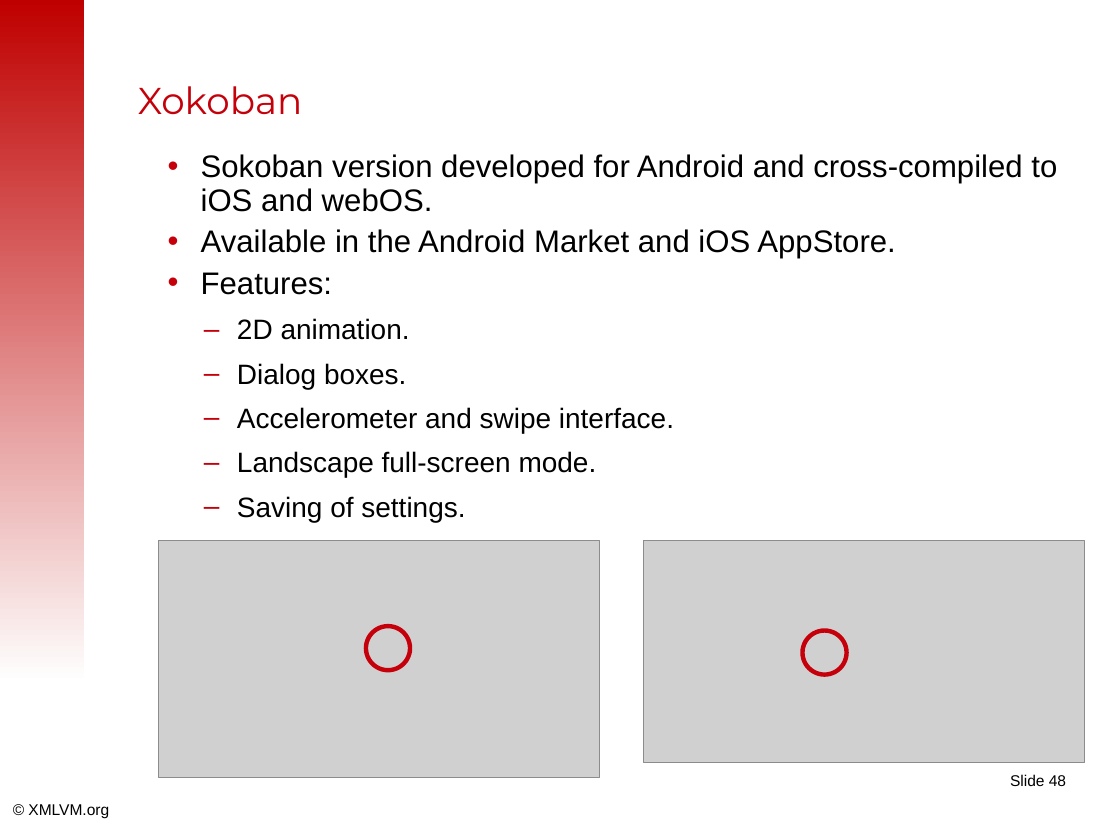
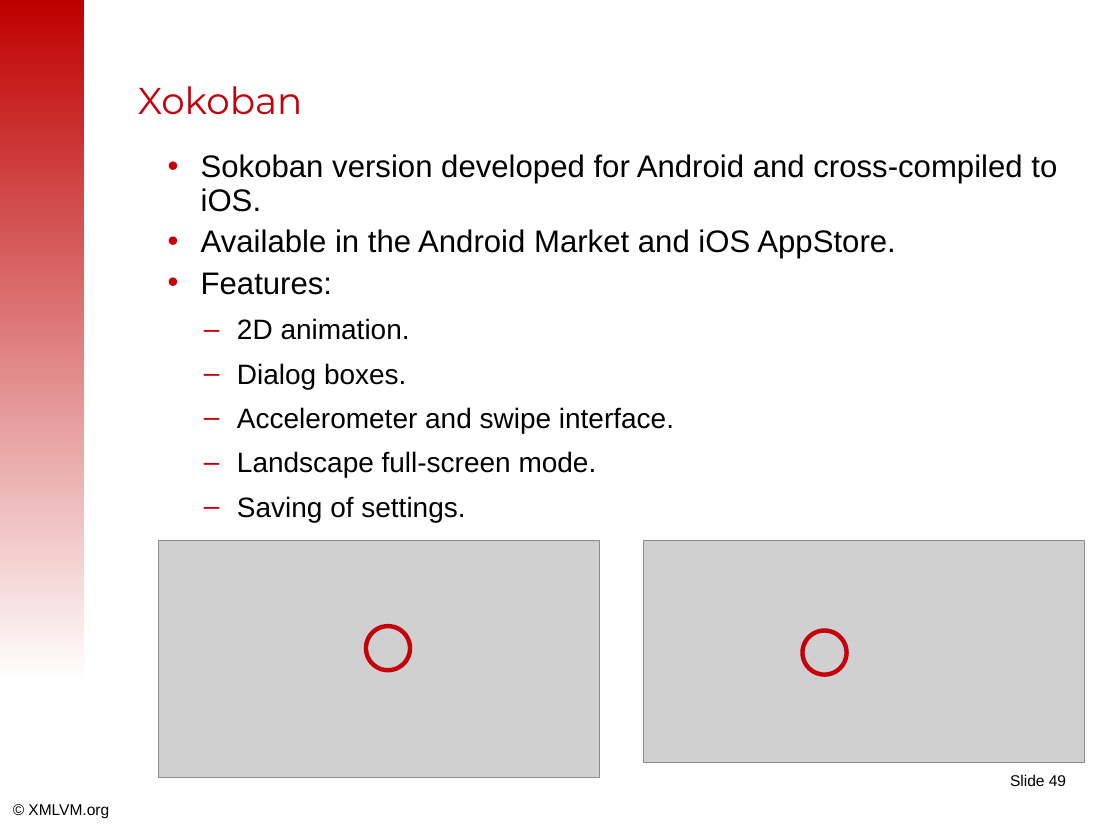
Before and after one commit to tisoft/xmlvm, a slide deck: slide 49 of doc/slides/android2iphone-master.odp (slide 48 before the commit). Drawn at 1120x840 pixels with LibreOffice and Linux fonts; fonts in the diff are those of the drawing; grey boxes stand for pictures; background and template pictures are left out. Boxes give left, top, right and bottom in pixels: in the first picture for what was removed or moved away, otherwise in the second. Text is boxed around its words. In the diff, an @@ line names an element or a change of style, - is before the commit and + after.

```diff
--- a/doc/slides/android2iphone-master.odp
+++ b/doc/slides/android2iphone-master.odp
@@ text at box(201, 154, 1057, 212): text changed @@
-• Sokoban version developed for Android and cross-compiled to iOS and webOS.
+• Sokoban version developed for Android and cross-compiled to iOS.
@@ page number at box(1010, 774, 1066, 786): text changed @@
-Slide 48
+Slide 49
```
Also in this commit, not shown: 20 other slides changed, 4 slides added, 1 slide removed.
